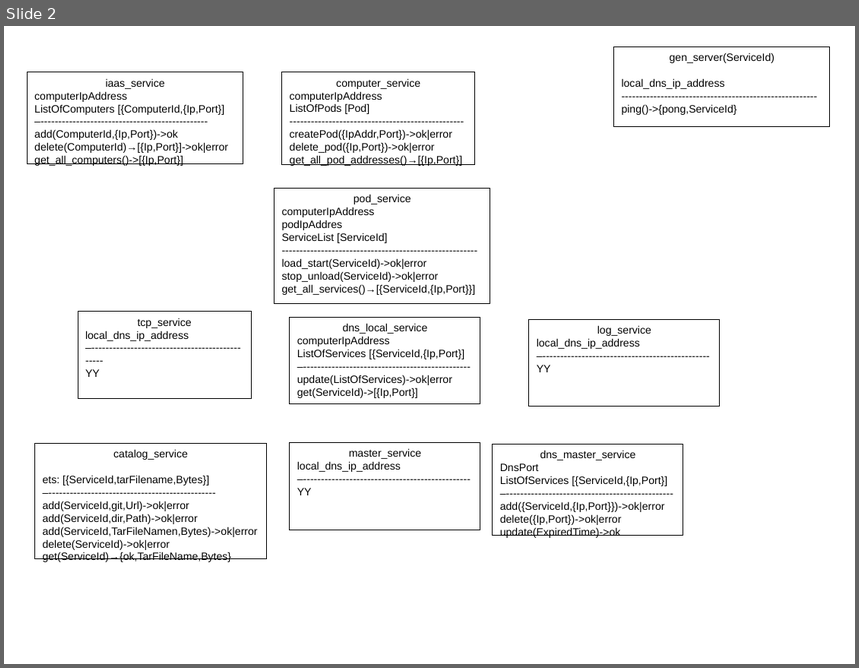
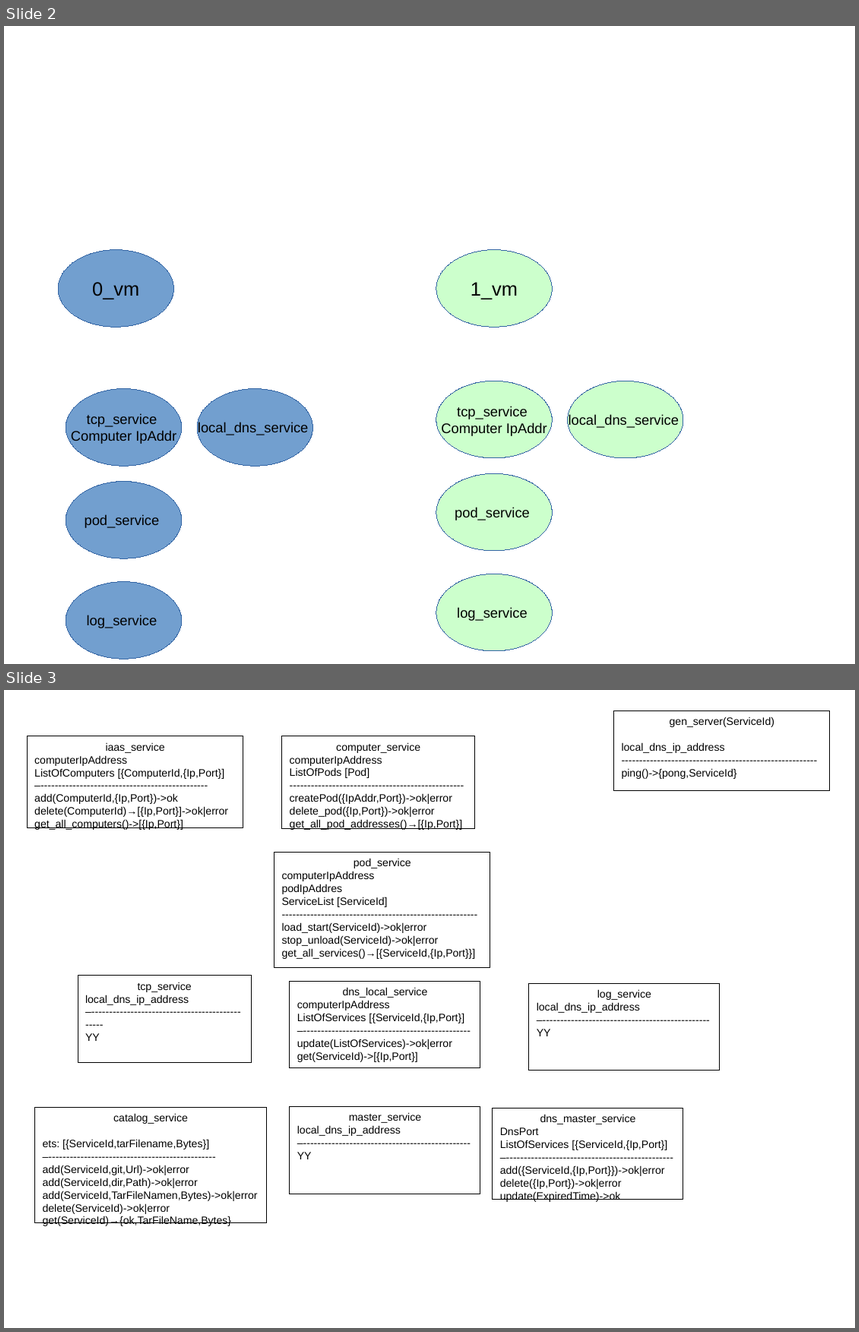
Before and after one commit to joq62/d, a slide deck: Jml.spec.odp. Shown one above the other, each under a label of ours: slide 2 before the commit, slides 2 and 3 after it. The pictures are 859x668 and 859x1332 pixels, drawn with LibreOffice and Linux fonts; fonts in the diff are those of the drawing. Boxes give left, top, right and bottom in pixels: in the first picture for what was removed or moved away, otherwise in the second. Text is boxed around its words. In the diff, an @@ line names an element or a change of style, - is before the commit and + after.

Commit message:
boot_service

```diff
--- a/Jml.spec.odp
+++ b/Jml.spec.odp
@@ slide 2 added at (4, 26, 855, 664), background #FFFFFF @@
@@ ellipse added at (58, 250, 174, 327), fill #729FCF, outline #3465A4 0 pt, 18 pt, text #000000 @@
+0_vm
@@ ellipse added at (436, 250, 553, 327), fill #CCFFCC, outline #3465A4 0 pt, 18 pt, text #000000 @@
+1_vm
@@ ellipse added at (66, 389, 182, 466), fill #729FCF, outline #3465A4 0 pt, 13 pt, text #000000 @@
+tcp_service
+Computer IpAddr
@@ ellipse added at (197, 389, 313, 466), fill #729FCF, outline #3465A4 0 pt, 13 pt, text #000000 @@
+local_dns_service
@@ ellipse added at (436, 382, 553, 458), fill #CCFFCC, outline #3465A4 0 pt, 13 pt, text #000000 @@
+tcp_service
+Computer IpAddr
@@ ellipse added at (568, 382, 683, 458), fill #CCFFCC, outline #3465A4 0 pt, 13 pt, text #000000 @@
+local_dns_service
@@ ellipse added at (436, 474, 553, 551), fill #CCFFCC, outline #3465A4 0 pt, 13 pt, text #000000 @@
+pod_service
@@ ellipse added at (66, 482, 182, 559), fill #729FCF, outline #3465A4 0 pt, 13 pt, text #000000 @@
+pod_service
@@ ellipse added at (66, 582, 182, 659), fill #729FCF, outline #3465A4 0 pt, 13 pt, text #000000 @@
+log_service
@@ ellipse added at (436, 575, 553, 651), fill #CCFFCC, outline #3465A4 0 pt, 13 pt, text #000000 @@
+log_service
@@ what was slide 2 is now slide 3 @@
```
Also in this commit, not shown: 2 slides changed, 2 other slides added, 6 other files.
